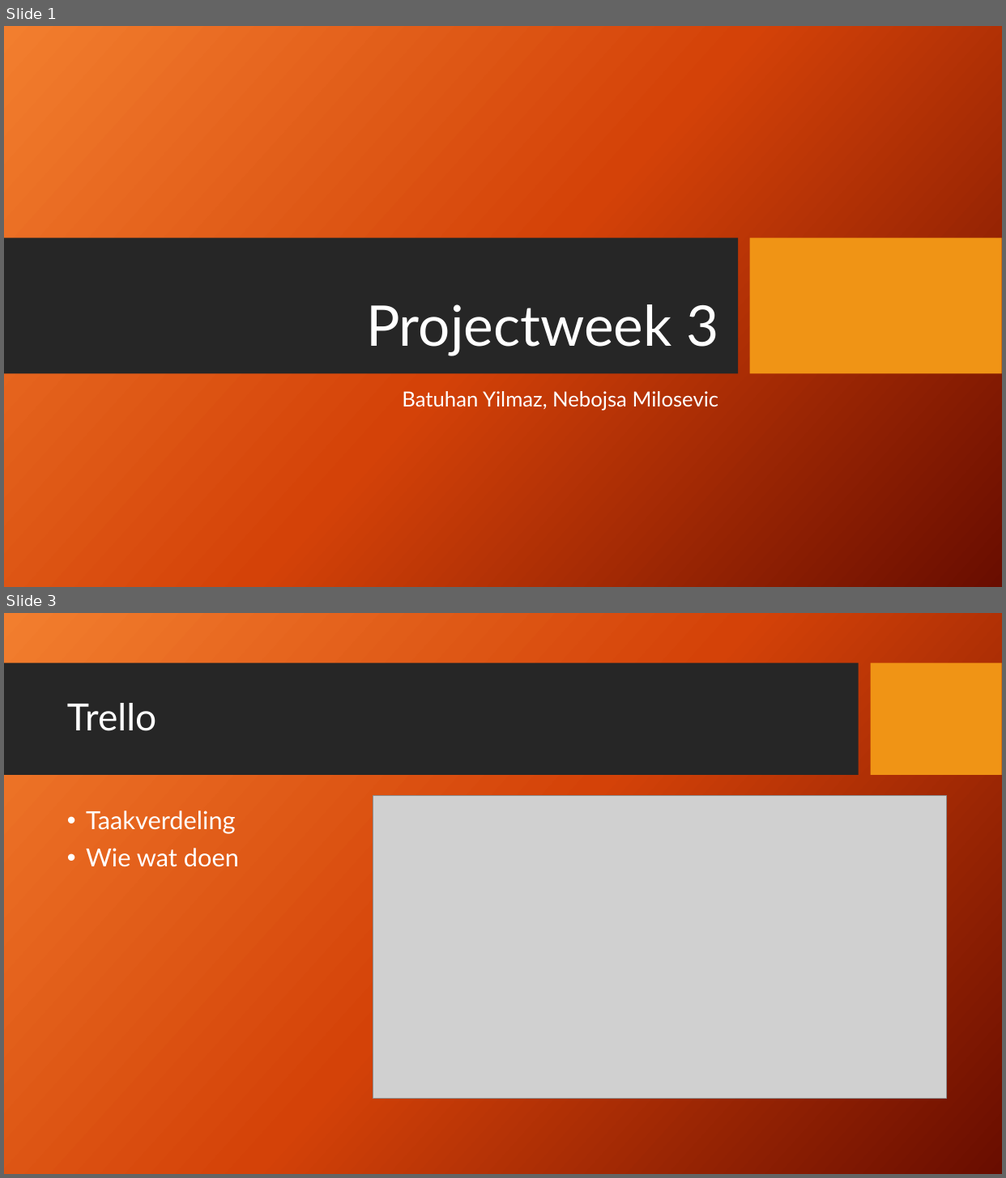
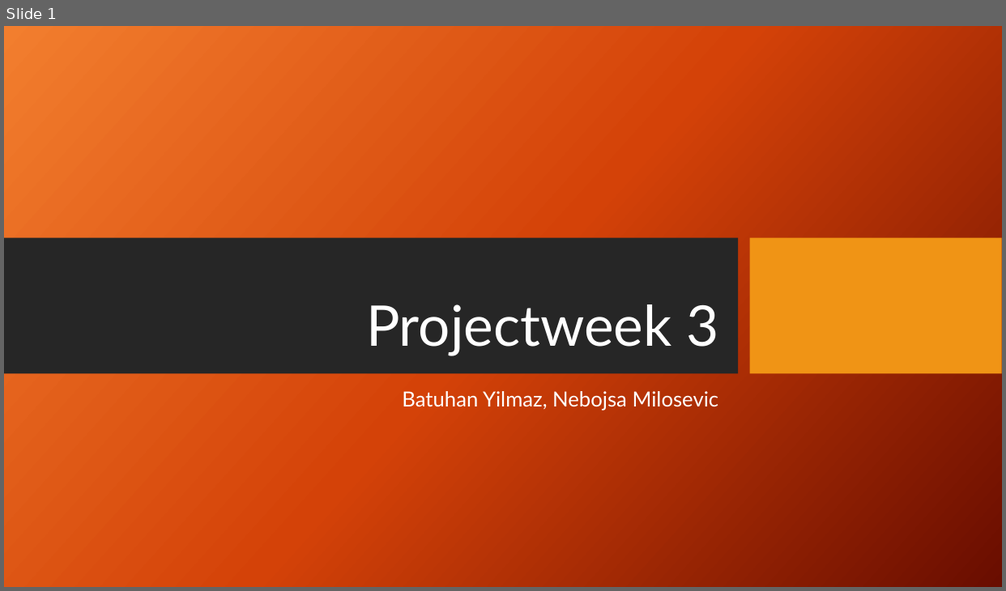
Before and after one commit to NebojsaRoc/ProjectweekRoc3, a slide deck: Presentatie aan klas.pptx. Shown one above the other, each under a label of ours: slides 1 and 3 before the commit, slide 1 after it; the slides between them are not shown. The pictures are 1006x1178 and 1006x591 pixels, drawn with LibreOffice and Linux fonts; fonts in the diff are those of the drawing; grey boxes stand for pictures; background and template pictures are left out. Boxes give left, top, right and bottom in pixels: in the first picture for what was removed or moved away, otherwise in the second. Text is boxed around its words. In the diff, an @@ line names an element or a change of style, - is before the commit and + after.

```diff
--- a/Presentatie aan klas.pptx
+++ b/Presentatie aan klas.pptx
@@ slide 3 removed at [4, 613, 1002, 1174], background picture (left out) @@
@@ rectangle removed at [4, 663, 859, 776] @@
@@ rectangle removed at [871, 663, 1002, 776] @@
@@ title removed at [67, 703, 156, 731] @@
-Trello
@@ picture removed at [373, 796, 947, 1100] @@
@@ text removed at [86, 811, 239, 867] @@
-• Taakverdeling
-• Wie wat doen
```
Also in this commit, not shown: 5 slides changed, 1 slide added.
